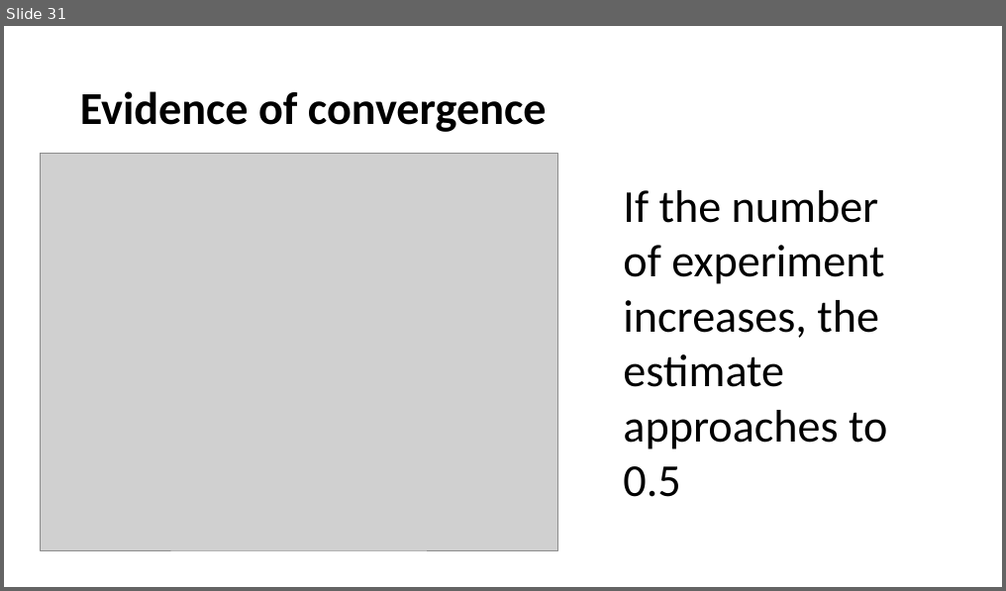
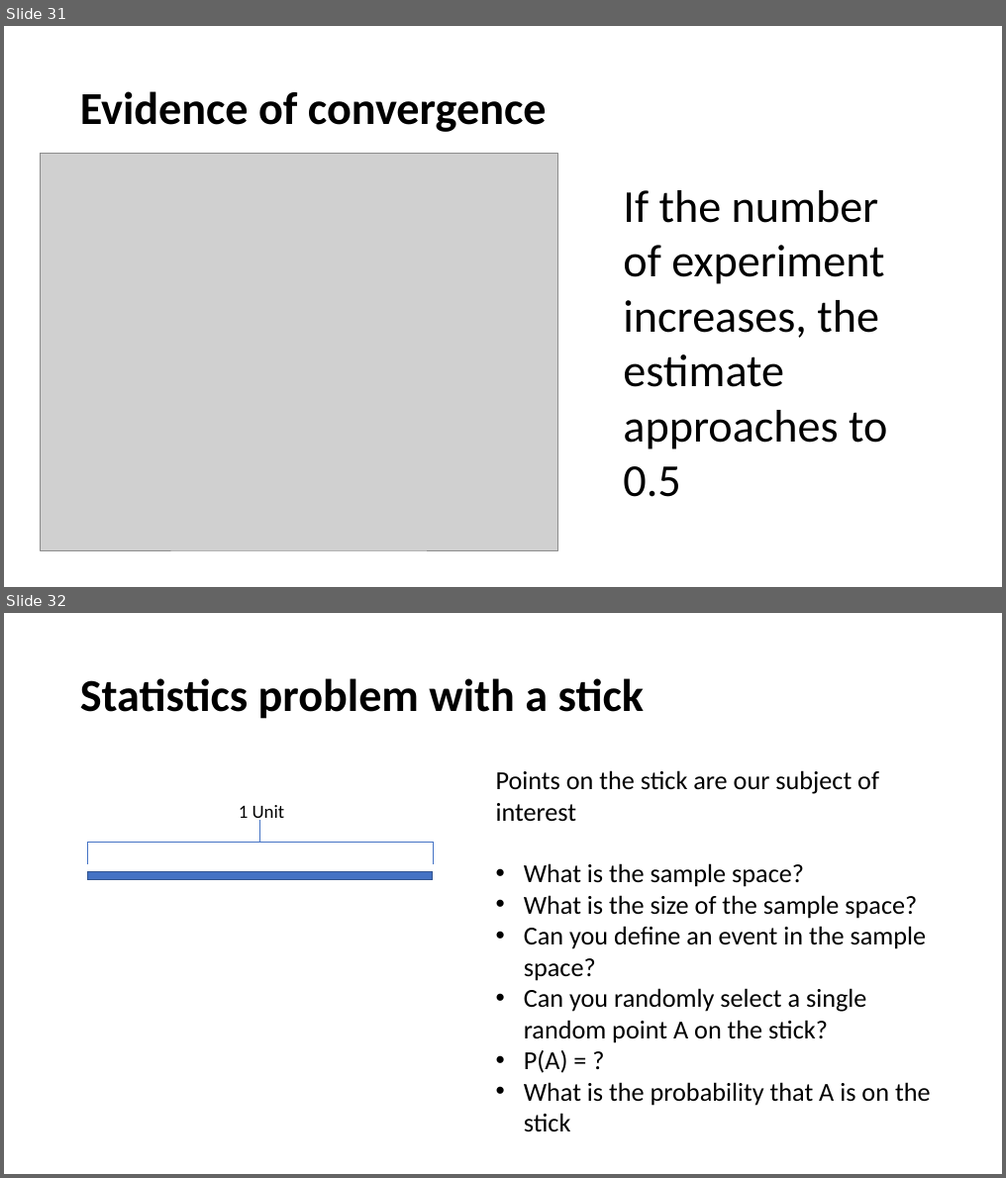
Before and after one commit to yushuf/TeamBeta, a slide deck: Presentation.pptx. Shown one above the other, each under a label of ours: slide 31 before the commit, slides 31 and 32 after it. The pictures are 1006x591 and 1006x1178 pixels, drawn with LibreOffice and Linux fonts; fonts in the diff are those of the drawing; grey boxes stand for pictures. Boxes give left, top, right and bottom in pixels: in the first picture for what was removed or moved away, otherwise in the second. Text is boxed around its words. In the diff, an @@ line names an element or a change of style, - is before the commit and + after.

Commit message:
Probability distribution

```diff
--- a/Presentation.pptx
+++ b/Presentation.pptx
@@ slide 32 added at [4,613,1002,1174], background #FFFFFF @@
@@ title added at [80,678,644,719], 44 pt, text #000000, bold @@
+Statistics problem with a stick
@@ text added at [496,770,931,1133], 25 pt, text #000000 @@
+Points on the stick are our subject of interest
+• What is the sample space?
+• What is the size of the sample space?
+• Can you define an event in the sample space?
+• Can you randomly select a single random point A on the stick?
+• P(A) = ?
+• What is the probability that A is on the stick
@@ left brace added at [87,820,433,864], outline #4472C4 0.5 pt @@
@@ text added at [239,805,285,823], 18 pt, text #000000 @@
+1 Unit
@@ rectangle added at [87,871,433,879], fill #4472C4, outline #325491 1 pt @@
```
Also in this commit, not shown: 5 other slides added.
